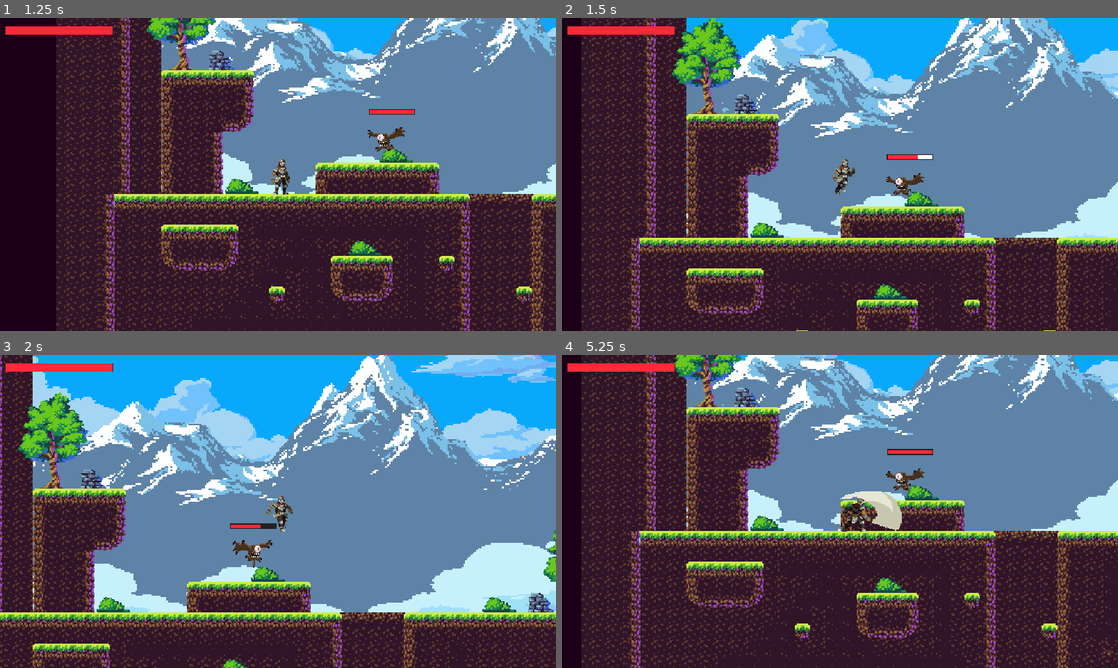
Above: before the commit, frames 1-4 (two rows, left to right).
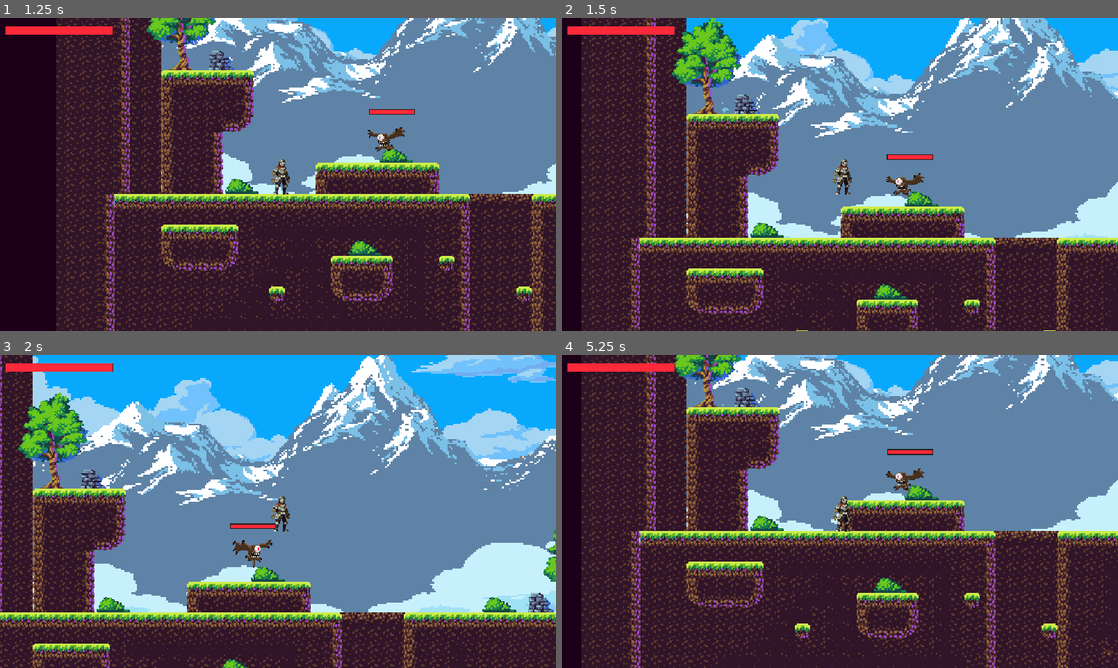
Above: after the commit, the same moments.

Repository: timowenz/stormbringer-trials
Game: Godot game, scene res://scenes/Menu.tscn
The game is run twice, just before and just after one commit, with the same random seed, the same clock (stepped at 60 frames per second) and the same inputs.
Inputs:
- Up to frame 1 (1.25 s): click "Play!" at 0.5 s
- Up to frame 2 (1.5 s): tap Enter (ui_accept) at 1.25 s; hold Right (ui_right) from 1.28 s (still down); tap Q (attack) at 1.35 s
- Up to frame 3 (2 s): keep holding Right (ui_right); tap Enter (ui_accept) at 1.52 s
- Up to frame 4 (5.25 s): tap W (attack2) at 2.1 s; tap Enter (ui_accept) at 2.27, 3.77 s; release Right (ui_right) at 2.78 s; hold Left (ui_left) 2.78-3.53 s; tap Down (crouch) at 2.85 s; hold Right (ui_right) 3.53-4.25 s; tap D (dash) at 3.6 s; click "Restart" at 4.25 s; hold Right (ui_right) from 5.03 s (still down); tap Q (attack) at 5.1 s

Frame 1 is identical in both runs. In frame 2, 0.2% of the frame differs, in the area x 48-67%, y 43-57%; in frame 3, 0.2%; in frame 4, 1.0%, in the area x 48-62%, y 43-57%.
Error after the commit: Invalid assignment of property or key 'text' with value of type 'String' on a base object of type 'null instance'. (res://scripts/Player.gd:50)

Commit message:
coins + icon

Diff:
--- a/project.godot
+++ b/project.godot
@@ -13,7 +13,7 @@
 config/name="Stormbringer Trials"
 run/main_scene="res://scenes/Menu.tscn"
 config/features=PackedStringArray("4.2", "GL Compatibility")
-config/icon="res://assets/icon.svg"
+config/icon="res://assets/icon_new.png"
 
 [display]
 
--- a/scenes/TestScene.tscn
+++ b/scenes/TestScene.tscn
@@ -694,6 +694,19 @@
 wait_time = 0.3
 
 [node name="Coin" parent="." instance=ExtResource("22_ij715")]
-position = Vector2(228, 262)
+position = Vector2(312, 264)
+
+[node name="Coin2" parent="." instance=ExtResource("22_ij715")]
+position = Vector2(336, 264)
+
+[node name="Coin3" parent="." instance=ExtResource("22_ij715")]
+position = Vector2(360, 264)
+
+[node name="Coin4" parent="." instance=ExtResource("22_ij715")]
+position = Vector2(384, 264)
 
 [connection signal="pressed" from="Player/WeatherButton" to="WeatherMechanics" method="_on_weather_button_pressed"]
+[connection signal="body_entered" from="Coin" to="Player" method="_on_coin_body_entered"]
+[connection signal="body_entered" from="Coin2" to="Player" method="_on_coin_body_entered"]
+[connection signal="body_entered" from="Coin3" to="Player" method="_on_coin_body_entered"]
+[connection signal="body_entered" from="Coin4" to="Player" method="_on_coin_body_entered"]
--- a/scripts/Player.gd
+++ b/scripts/Player.gd
@@ -32,6 +32,7 @@
 const dashLength = 0.2
 var dashing = false
 var canDash = true
+var coins = 0
 
 func _ready():
 	effects.play("RESET")
@@ -46,6 +47,7 @@
 	$Node2D/AttackArea/AttackCol2.disabled = true
 
 func _process(delta):
+	$Coin/Label.text = str(coins)
 	update_anim_params()
 
 func _physics_process(delta):
@@ -278,3 +280,8 @@
 
 func _on_can_dash_timer_timeout() -> void:
 	canDash = true
+
+func _on_coin_body_entered(body):
+	print("Coin collected")
+	coins+=1
+	pass
Binary file added: assets/icon_new.png
Not shown, added: assets/icon_new.png.import
